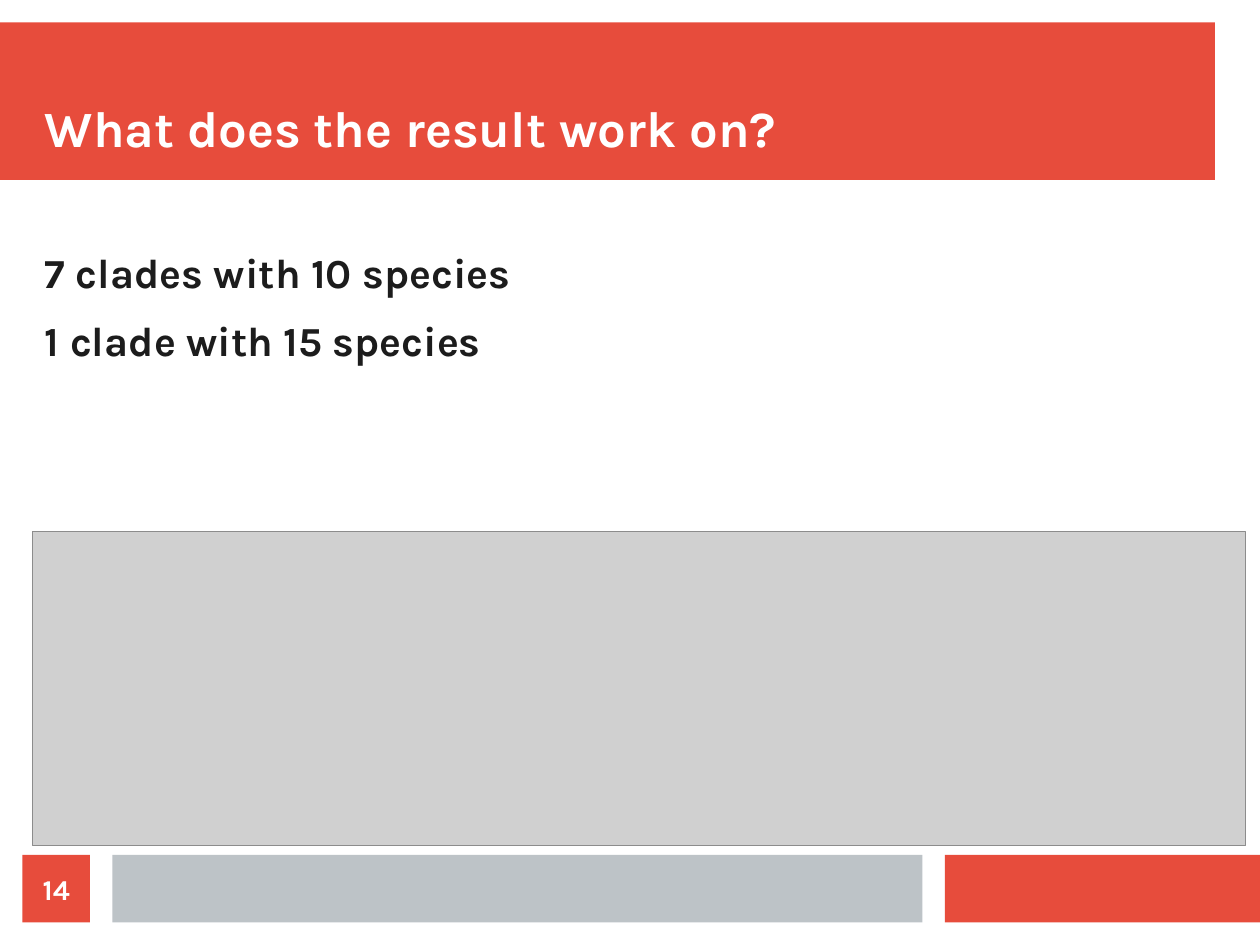
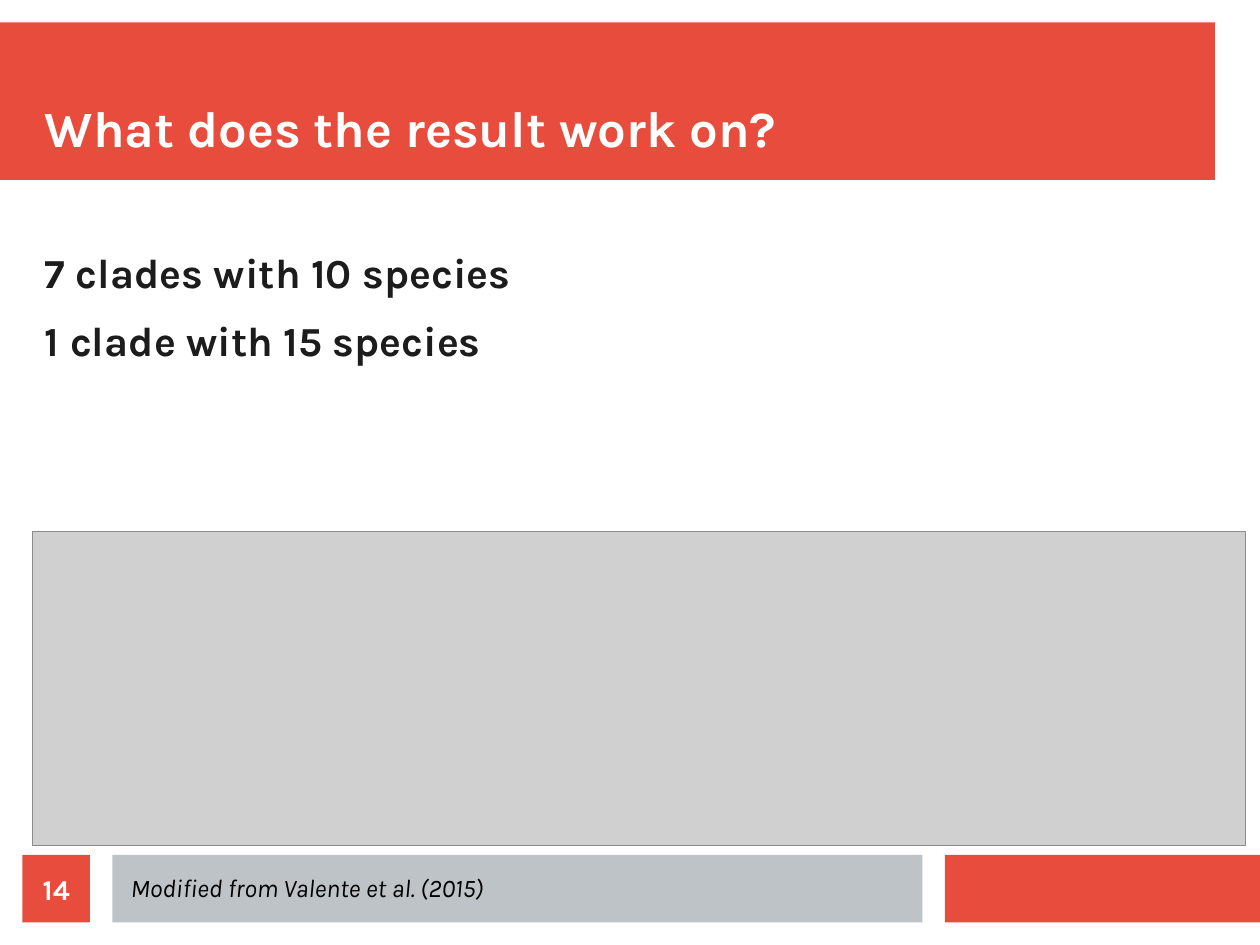
Before and after one commit to richelbilderbeek/Science, a slide deck: slide 14 of Bilderbeek20180622/Bilderbeek20180622.odp. Drawn at 1260x945 pixels with LibreOffice and Linux fonts; fonts in the diff are those of the drawing; grey boxes stand for pictures. Boxes give left, top, right and bottom in pixels: in the first picture for what was removed or moved away, otherwise in the second. Text is boxed around its words. In the diff, an @@ line names an element or a change of style, - is before the commit and + after.

```diff
--- a/Bilderbeek20180622/Bilderbeek20180622.odp
+++ b/Bilderbeek20180622/Bilderbeek20180622.odp
@@ text added at (x1=131, y1=879, x2=483, y2=900), 16 pt, text #000000, italic @@
+Modified from Valente et al. (2015)
```
Also in this commit, not shown: 6 other slides changed, 13 slides added, 10 other files.
